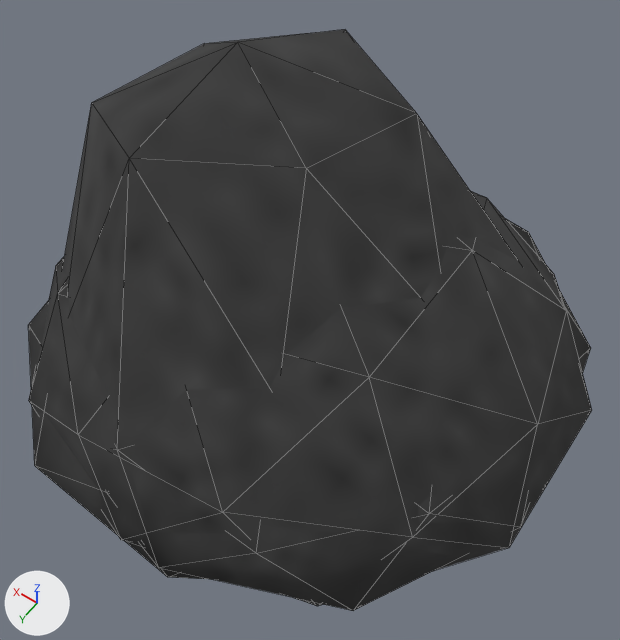
Before and after pictures for a commit that changed the FBX model Environment/Stones.fbx.
Before and after are seen from a camera (50 mm lens) standing at (-1.13, 1.57, 2.63) and looking at (-0.1, 0.12, 0.35). Arrows for +X, +Y and +Z are at lower left; the lights stay in place. Mesh edges are drawn as thin lines.

Names of what the first picture shows: 'SM_Stone_00', 'SM_Stone_01', 'SM_Stone_02'.
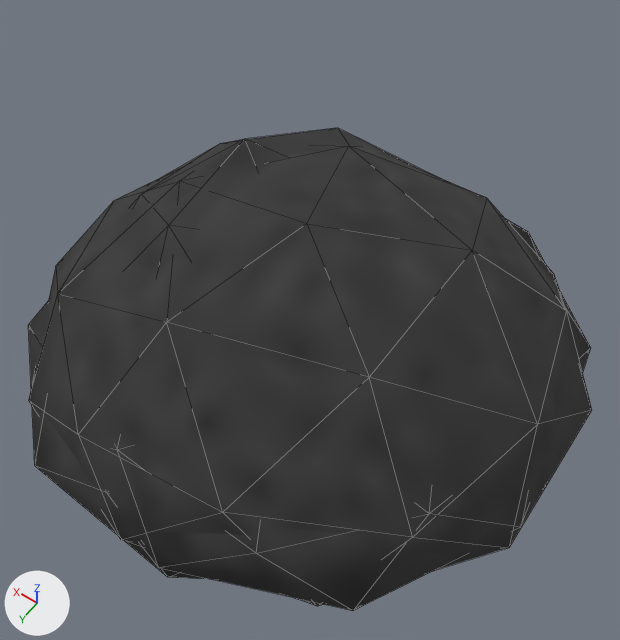
The change, as JSON lines over the scene's bpy script:
```json
{"block": "me_icosphere_001", "where": "me_icosphere_001.from_pydata(...)  # 42 vertices, 80 faces; spans x -1.0..1.0, y -1.0..1.0, z 0.01..0.98"}
{"block": "me_icosphere_001", "where": "# used by ob_sm_stone_01; location = (0.0, 0.0, 0.0)"}
{"block": "me_icosphere_001", "change": "me_icosphere_001 part 1"}
{"op": "set", "path": "me_icosphere_001.vertices[10].co", "old": "(0.81, -0.47, 0.74)", "new": "(0.73, -0.42, 0.34)", "note": "pixel (204, 43) -> pixel (220, 143)"}
{"op": "set", "path": "me_icosphere_001.vertices[11].co", "old": "(0.0, 0.0, 0.89)", "new": "(0.1, -0.02, 0.49)", "note": "pixel (306, 168) -> not seen"}
{"op": "set", "path": "me_icosphere_001.vertices[32].co", "old": "(0.39, -0.79, 0.78)", "new": "(0.37, -0.72, 0.38)", "note": "pixel (345, 29) -> pixel (337, 127)"}
{"op": "set", "path": "me_icosphere_001.vertices[36].co", "old": "(0.85, 0.06, 0.78)", "new": "(0.75, 0.02, 0.38)", "note": "pixel (91, 102) -> pixel (141, 194)"}
{"op": "set", "path": "me_icosphere_001.vertices[37].co", "old": "(-0.08, -0.51, 0.8)", "new": "(0.0, -0.48, 0.4)", "note": "pixel (416, 113) -> not seen"}
{"op": "set", "path": "me_icosphere_001.vertices[38].co", "old": "(0.47, -0.28, 0.98)", "new": "(0.47, -0.28, 0.58)", "note": "pixel (237, 42) -> pixel (244, 138)"}
{"op": "set", "path": "me_icosphere_001.vertices[41].co", "old": "(0.38, 0.34, 0.98)", "new": "(0.41, 0.21, 0.58)", "note": "pixel (129, 158) -> pixel (168, 225)"}
```

Location of each change, (x1, y1, x2, y2) in pixels of the pictures (620 x 640 px; the box of a moved part takes in the faces that stretch with it):
```json
{"object": "SM_Stone_01", "change": "reshaped", "before": [62, 30, 527, 611], "after": [114, 128, 527, 611]}
{"part": 1, "of": "me_icosphere_001", "change": "moved or reshaped", "before": [62, 30, 519, 449], "after": [116, 128, 428, 449]}
```
